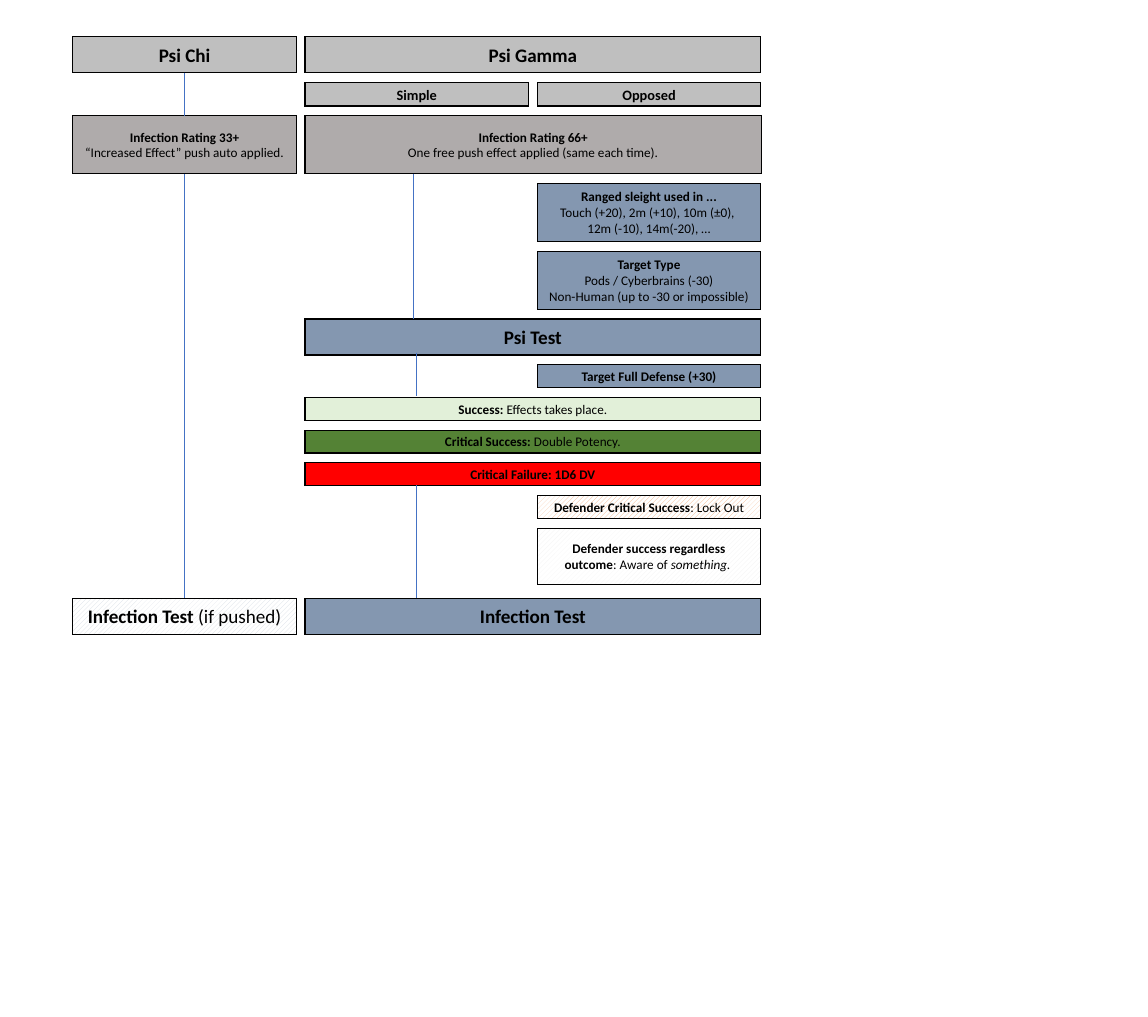
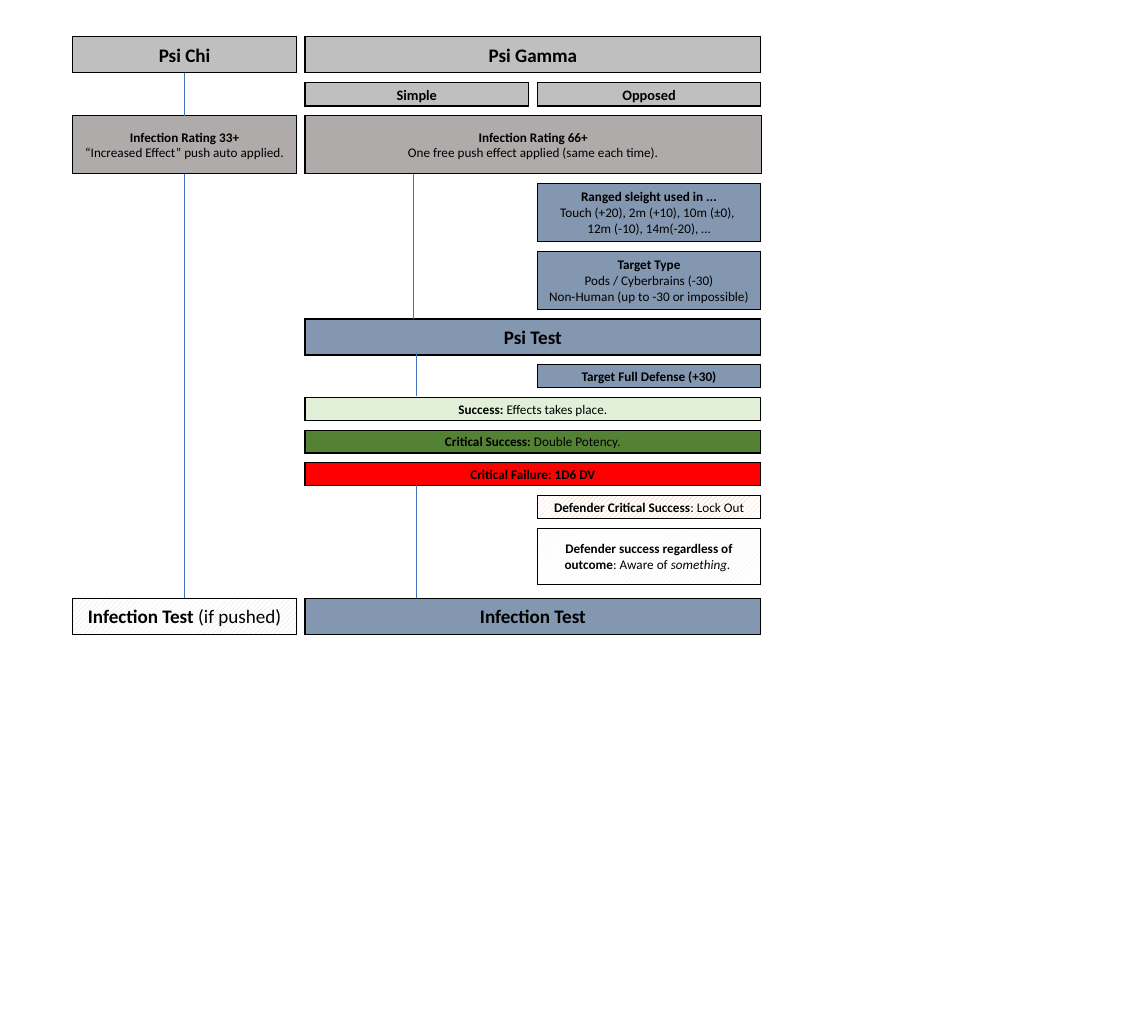
Before and after one commit to ralfbiedert/eclipse-phase-2-tools, a slide deck: slide 8 of cheat-sheet-system/supplement/figure-layout.pptx. Drawn at 1148x1017 pixels with LibreOffice and Linux fonts; fonts in the diff are those of the drawing. Boxes give left, top, right and bottom in pixels: in the first picture for what was removed or moved away, otherwise in the second. Text is boxed around its words. In the diff, an @@ line names an element or a change of style, - is before the commit and + after.

```diff
--- a/cheat-sheet-system/supplement/figure-layout.pptx
+++ b/cheat-sheet-system/supplement/figure-layout.pptx
@@ text in rectangle at box(565, 543, 732, 572): text changed @@
-Defender success regardless outcome: Aware of something.
+Defender success regardless of outcome: Aware of something.
```
Also in this commit, not shown: 2 other slides changed, 4 other files.
